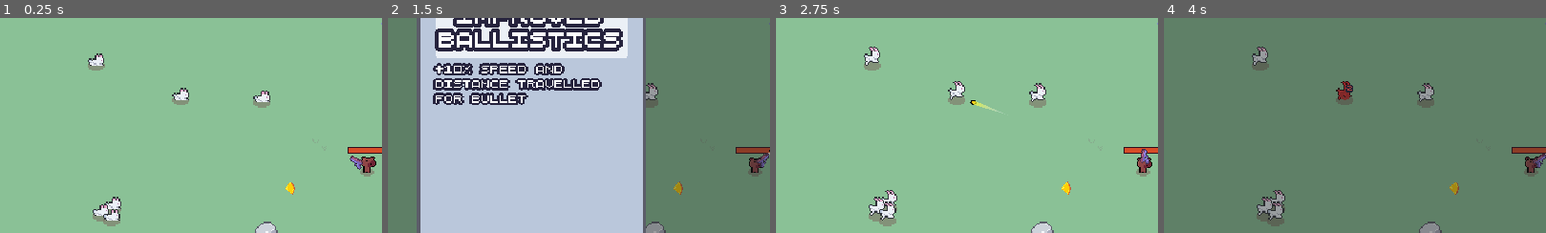
Above: before the commit, frames 1-4 (left to right).
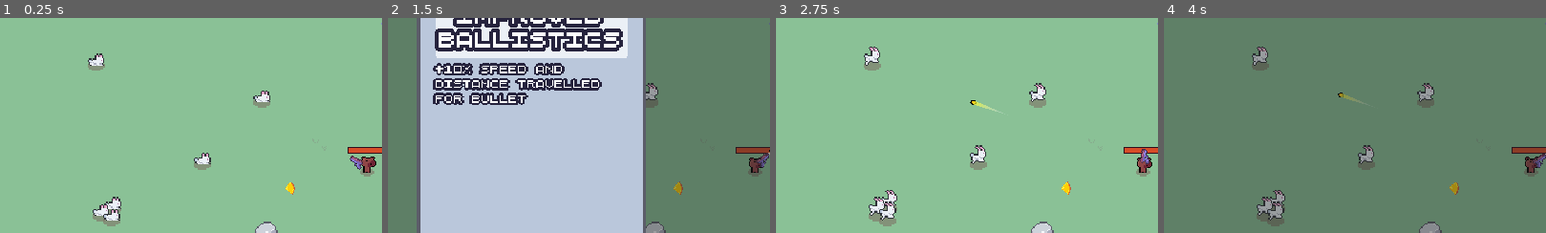
Above: after the commit, the same moments.

Repository: Sundwell/ritka-rampage
Game: Godot game, scene res://scenes/debug/ui_debug.tscn
The game is run twice, just before and just after one commit, with the same random seed, the same clock (stepped at 60 frames per second) and the same inputs. This scene is started directly instead of the project's main scene.
Inputs (mouse positions are % of the whole screen's width and height, from its top left):
- Up to frame 1 (0.25 s): no input
- Up to frame 2 (1.5 s): click "Weapon Upgrade" at 0.5 s; drag from (25, 50) to (58, 21) at 1.27 s
- Up to frame 3 (2.75 s): drag from (30, 55) to (58, 21) at 2.02 s
- Up to frame 4 (4 s): click "Mutation Upgrade" at 2.75 s; tap Enter at 3.5 s; move the mouse to (50, 50) at 3.52 s; press the mouse at (50, 50) at 3.53 s; hold D (move_right) from 3.53 s (still down); tap W (move_top) at 3.6 s
The pictures show only the part of the screen within x 6-56%, y 19-69%; the shares and areas given below are measured in that part.

The runs differ from the first frame. In frame 1, 0.5% of the frame differs, in the area x 45-56%, y 32-71%; in frame 2, nothing differs; in frame 3, 0.7%; in frame 4, 0.7%, in the area x 45-56%, y 29-71%.

Commit message:
Fixes to status system

Diff:
--- a/scenes/autoload/cursor_manager.gd
+++ b/scenes/autoload/cursor_manager.gd
@@ -3,25 +3,18 @@
 @export var default_texture: Texture
 @export var base_cursor_size := 32
 var scale_multiplier := 1
-var base_viewport_size: Vector2
 var cursor_size: int:
 	get():
 		return scale_multiplier * base_cursor_size
-var cursor_offset: int:
+var cursor_offset: float:
 	get():
-		return cursor_size / 2
+		return cursor_size / 2.0
 
 
 func _ready() -> void:
 	_update_cursors()
-	base_viewport_size = get_viewport().get_visible_rect().size
-	get_tree().root.size_changed.connect(_update_cursors)
 
 
 func _update_cursors() -> void:
-	var viewport_size: Vector2 = get_viewport().size
-
-	var scaled_texture = ImageTexture.new()
-
 	Input.set_custom_mouse_cursor(default_texture, Input.CURSOR_ARROW, Vector2(cursor_offset, cursor_offset))
 	Input.set_custom_mouse_cursor(default_texture, Input.CURSOR_POINTING_HAND, Vector2(cursor_offset, cursor_offset))
--- a/scenes/components/health_component.gd
+++ b/scenes/components/health_component.gd
@@ -7,6 +7,9 @@
 @export var max_health: float = 10.0
 @export var enable_floating_text := true
 var current_health: float
+var is_dead: bool:
+	get():
+		return current_health <= 0
 
 
 func _ready():
@@ -28,11 +31,16 @@
 
 
 func damage(damage_amount: float):
+	if is_dead:
+		return
+
 	current_health = max(current_health - damage_amount, 0)
 	damaged.emit(damage_amount)
 
 	_spawn_damaged_text(damage_amount)
 
+	# call deferred due to some stuff happening in-between frames
+	# for example removing nodes, changing physics layers, add_child()
 	Callable(check_death).call_deferred()
 
 
--- a/scenes/components/hurtbox_component.gd
+++ b/scenes/components/hurtbox_component.gd
@@ -7,6 +7,7 @@
 
 func _ready():
 	area_entered.connect(on_area_entered)
+	health_component.died.connect(_on_died)
 
 
 func apply_damage(hitbox_component: HitboxComponent):
@@ -29,3 +30,11 @@
 	var hitbox = other_area as HitboxComponent
 
 	apply_damage(hitbox)
+
+
+func _on_died():
+	var children: Array[Node] = get_children()
+
+	for child in children:
+		if child is CollisionShape2D:
+			child.set_deferred("disabled", true)
--- a/scenes/debug/ui_debug.tscn
+++ b/scenes/debug/ui_debug.tscn
@@ -87,7 +87,7 @@
 [node name="TileMap" type="Node2D" parent="."]
 
 [node name="Water" type="TileMapLayer" parent="TileMap"]
-tile_map_data = PackedByteArray("AADj/xkAAAACAAMAAADj/xoAAAA …(109424 unchanged characters)… CAAMAAABBAAUAAAACAAMAAABBAAYAAAACAAMAAAAYABgAAAACAAMAAAAZABgAAAACAAMAAAAaABgAAAACAAMAAAAaABcAAAACAAMAAAAaABYAAAACAAMAAAA=")
+tile_map_data = PackedByteArray("AADj/xkAAAACAAMAAADj/xoAAAA …(109424 unchanged characters)… CAAMAAABBAAUAAAACAAMAAABBAAYAAAACAAMAAAA=")
 tile_set = ExtResource("6_tn1kw")
 
 [node name="Ground" type="TileMapLayer" parent="TileMap"]
@@ -118,10 +118,10 @@
 position = Vector2(140, -1)
 
 [node name="Bunny" parent="Entities" instance=ExtResource("13_0b838")]
-position = Vector2(-156, -61)
+position = Vector2(-138, -7)
 
 [node name="HealthComponent" parent="Entities/Bunny" index="1"]
-max_health = 1111.0
+max_health = 10.0
 
 [node name="VelocityComponent" parent="Entities/Bunny" index="3"]
 max_speed = 0.0
--- a/scenes/game_object/enemy/bunny/bunny.gd
+++ b/scenes/game_object/enemy/bunny/bunny.gd
@@ -58,7 +58,6 @@
 
 
 func enter_state_die():
-	$HurtboxComponent.queue_free()
 	$HitboxComponent.queue_free()
 	$CollisionShape2D.queue_free()
 	actions_animation_player.play('die')
--- a/scenes/game_object/enemy/bunny/bunny.tscn
+++ b/scenes/game_object/enemy/bunny/bunny.tscn
@@ -142,7 +142,6 @@
 }
 
 [node name="HurtboxComponent" parent="." node_paths=PackedStringArray("health_component", "status_manager") instance=ExtResource("5_q6qwx")]
-visible = false
 collision_layer = 64
 collision_mask = 8
 health_component = NodePath("../HealthComponent")
@@ -153,7 +152,6 @@
 shape = SubResource("CircleShape2D_tm7nw")
 
 [node name="HitboxComponent" parent="." instance=ExtResource("8_5shgc")]
-visible = false
 collision_layer = 16
 
 [node name="CollisionShape2D" type="CollisionShape2D" parent="HitboxComponent"]
--- a/scenes/game_object/enemy/porcupine/porcupine.gd
+++ b/scenes/game_object/enemy/porcupine/porcupine.gd
@@ -68,7 +68,6 @@
 
 func enter_state_die():
 	velocity = Vector2.ZERO
-	$HurtboxComponent.queue_free()
 	$CollisionShape2D.queue_free()
 	actions_animation_player.play('die')
 
--- a/scenes/game_object/enemy/porcupine/porcupine.tscn
+++ b/scenes/game_object/enemy/porcupine/porcupine.tscn
@@ -1,8 +1,9 @@
-[gd_scene load_steps=21 format=3 uid="uid://p4ofdanvpv5m"]
+[gd_scene load_steps=22 format=3 uid="uid://p4ofdanvpv5m"]
 
 [ext_resource type="Script" path="res://scenes/game_object/enemy/porcupine/porcupine.gd" id="1_mij8t"]
 [ext_resource type="Texture2D" uid="uid://dpch4pfkoleiw" path="res://scenes/game_object/enemy/porcupine/porcupine.png" id="1_nid44"]
 [ext_resource type="PackedScene" uid="uid://dg1tpx8up2b4u" path="res://scenes/game_object/enemy/porcupine/porcupine_quill.tscn" id="2_p0xme"]
+[ext_resource type="PackedScene" uid="uid://gbwjb2qhqvk0" path="res://scenes/manager/statuses/status_manager.tscn" id="3_gtinb"]
 [ext_resource type="Script" path="res://scenes/components/hurtbox_component.gd" id="3_w4tlv"]
 [ext_resource type="PackedScene" uid="uid://cdmwpfegixcco" path="res://scenes/components/orange_drop_component.tscn" id="4_u0n8m"]
 [ext_resource type="PackedScene" uid="uid://0fecexi8j7gb" path="res://scenes/game_object/orange/orange.tscn" id="5_f4dlv"]
@@ -194,6 +195,9 @@
 "": SubResource("AnimationLibrary_lsdms")
 }
 
+[node name="StatusManager" parent="." node_paths=PackedStringArray("health_component") instance=ExtResource("3_gtinb")]
+health_component = NodePath("../HealthComponent")
+
 [node name="OrangeDropComponent" parent="." node_paths=PackedStringArray("health_component") instance=ExtResource("4_u0n8m")]
 drop_chance = 1.0
 orange_scene = ExtResource("5_f4dlv")
@@ -216,13 +220,14 @@
 soul_texture = ExtResource("9_6dpom")
 health_component = NodePath("../HealthComponent")
 
-[node name="HurtboxComponent" type="Area2D" parent="." node_paths=PackedStringArray("health_component")]
+[node name="HurtboxComponent" type="Area2D" parent="." node_paths=PackedStringArray("health_component", "status_manager")]
 visible = false
 position = Vector2(-1, -6)
 collision_layer = 64
 collision_mask = 8
 script = ExtResource("3_w4tlv")
 health_component = NodePath("../HealthComponent")
+status_manager = NodePath("../StatusManager")
 
 [node name="CollisionShape2D" type="CollisionShape2D" parent="HurtboxComponent"]
 shape = SubResource("CircleShape2D_dnmxj")
--- a/scenes/game_object/enemy/stubborn_cow/stubborn_cow.gd
+++ b/scenes/game_object/enemy/stubborn_cow/stubborn_cow.gd
@@ -82,7 +82,6 @@
 
 func enter_state_die():
 	velocity = Vector2.ZERO
-	$HurtboxComponent.queue_free()
 	$HitboxComponent.queue_free()
 	$CollisionShape2D.queue_free()
 	actions_animation_player.play('die')
--- a/scenes/game_object/enemy/stubborn_cow/stubborn_cow.tscn
+++ b/scenes/game_object/enemy/stubborn_cow/stubborn_cow.tscn
@@ -1,9 +1,10 @@
-[gd_scene load_steps=24 format=3 uid="uid://dwmlg050i08ac"]
+[gd_scene load_steps=25 format=3 uid="uid://dwmlg050i08ac"]
 
 [ext_resource type="PackedScene" uid="uid://jfbffly5rjbc" path="res://scenes/components/health_component.tscn" id="1_u3ehd"]
 [ext_resource type="Script" path="res://scenes/game_object/enemy/stubborn_cow/stubborn_cow.gd" id="1_xloy4"]
 [ext_resource type="PackedScene" uid="uid://cdmwpfegixcco" path="res://scenes/components/orange_drop_component.tscn" id="2_cgo28"]
 [ext_resource type="PackedScene" uid="uid://0fecexi8j7gb" path="res://scenes/game_object/orange/orange.tscn" id="3_273m8"]
+[ext_resource type="PackedScene" uid="uid://gbwjb2qhqvk0" path="res://scenes/manager/statuses/status_manager.tscn" id="3_an4rr"]
 [ext_resource type="PackedScene" uid="uid://3aqgyhhxiq6e" path="res://scenes/game_object/enemy/stubborn_cow/prepare_attack_particles.tscn" id="3_rt6fs"]
 [ext_resource type="PackedScene" uid="uid://cwatwkjukjlvd" path="res://scenes/components/hurtbox_component.tscn" id="4_m6qay"]
 [ext_resource type="PackedScene" uid="uid://cryx377fes7t2" path="res://scenes/components/hitbox_component.tscn" id="5_imket"]
@@ -178,6 +179,9 @@
 script = ExtResource("1_xloy4")
 prepare_attack_particles = ExtResource("3_rt6fs")
 
+[node name="StatusManager" parent="." node_paths=PackedStringArray("health_component") instance=ExtResource("3_an4rr")]
+health_component = NodePath("../HealthComponent")
+
 [node name="HealthComponent" parent="." instance=ExtResource("1_u3ehd")]
 max_health = 20.0
 
@@ -199,11 +203,12 @@
 soul_texture = ExtResource("9_5p631")
 health_component = NodePath("../HealthComponent")
 
-[node name="HurtboxComponent" parent="." node_paths=PackedStringArray("health_component") instance=ExtResource("4_m6qay")]
+[node name="HurtboxComponent" parent="." node_paths=PackedStringArray("health_component", "status_manager") instance=ExtResource("4_m6qay")]
 visible = false
 collision_layer = 64
 collision_mask = 8
 health_component = NodePath("../HealthComponent")
+status_manager = NodePath("../StatusManager")
 
 [node name="CollisionShape2D" type="CollisionShape2D" parent="HurtboxComponent"]
 position = Vector2(0, -11)
--- a/scenes/ui/floating_text.gd
+++ b/scenes/ui/floating_text.gd
@@ -29,7 +29,7 @@
 		if amount is float:
 			var scale_multiplier = clamp(MIN_SCALE + (amount / 40), MIN_SCALE, MAX_SCALE)
 
-			if amount < 2.0:
+			if amount < 1.0:
 				scale_multiplier = LITTLE_NUMBER_SCALE
 			scale = Vector2(scale_multiplier, scale_multiplier)
 
--- a/scenes/ui/floating_text.tscn
+++ b/scenes/ui/floating_text.tscn
@@ -4,7 +4,7 @@
 
 [node name="FloatingText" type="Node2D"]
 z_index = 1
-scale = Vector2(0.6, 0.6)
+scale = Vector2(0.5, 0.5)
 script = ExtResource("1_ui7i2")
 
 [node name="Label" type="Label" parent="."]
